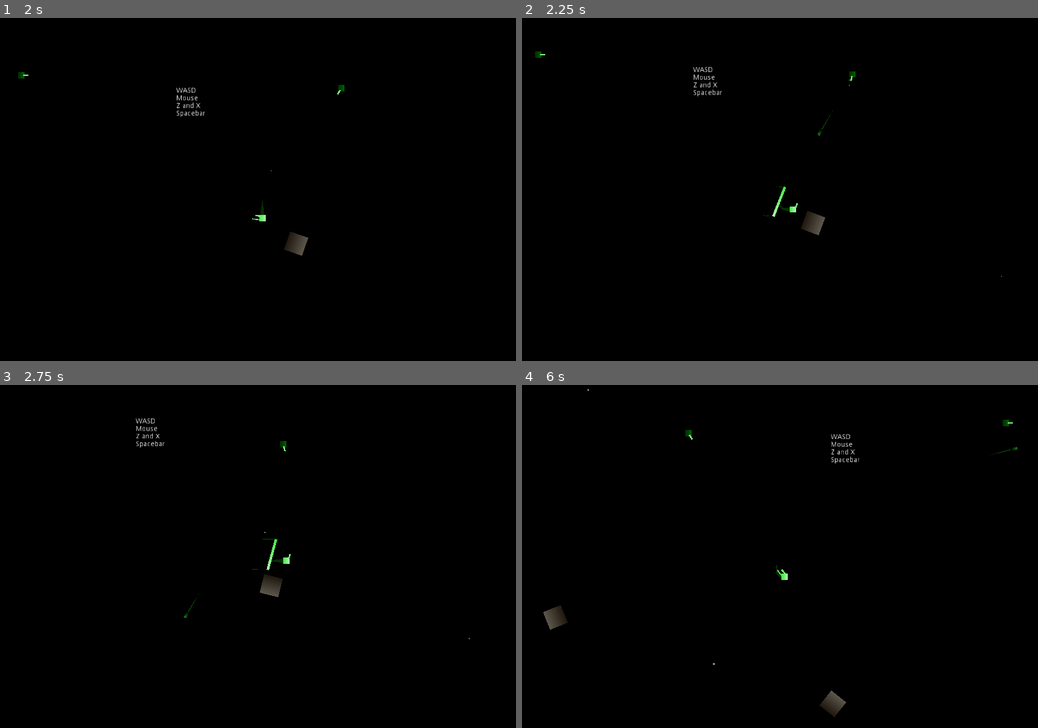
Above: before the commit, frames 1-4 (two rows, left to right).
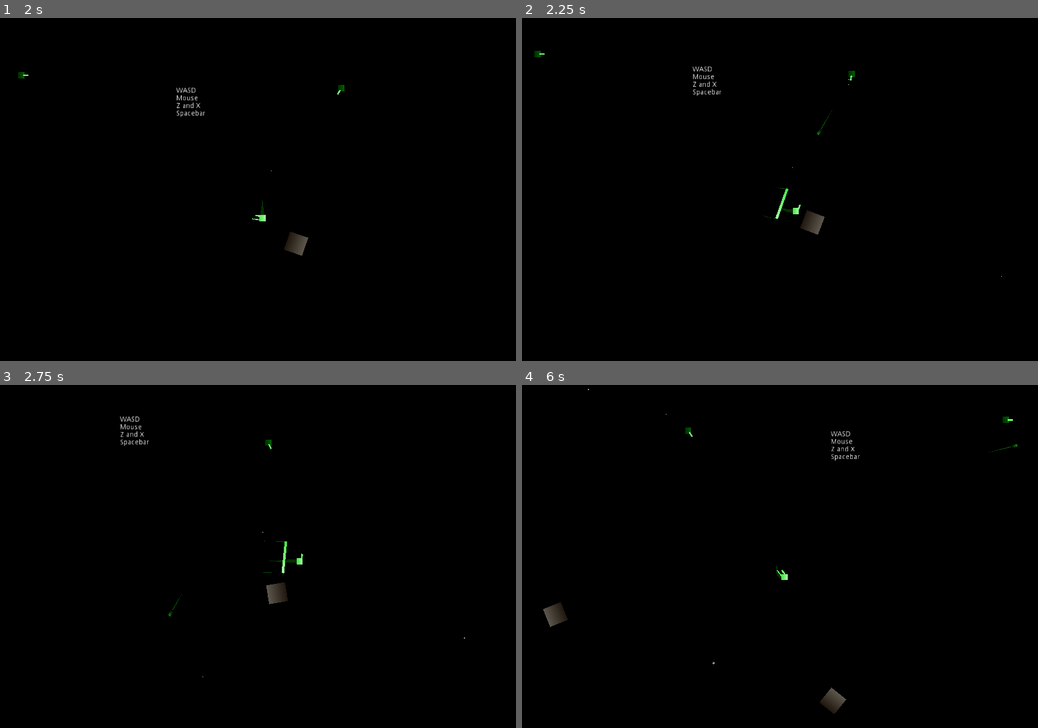
Above: after the commit, the same moments.

Repository: jrcamelo/Godot-SuperRogue
Game: Godot game, scene res://Test1.tscn
Two runs of this game, one before a commit and one after it. Both use one fixed random seed, a clock stepped at 60 frames per second and the inputs below. The engine's default icon, where the game draws it, is replaced by a stand-in: a white triangle on a blue panel in a dark square.
Inputs (mouse positions are in pixels of both pictures, inside the frame that each line leads up to):
- Up to frame 1 (2 s): move the mouse to (371, 172) at 0.52 s; hold D (move_right) 0.53-1.28 s; tap R (r) at 0.6 s; tap V (v) at 0.8, 1.35 s; move the mouse to (154, 206) at 1.27 s; hold S (move_down) from 1.28 s (still down); tap Z (z) at 1.55 s
- Up to frame 2 (2.25 s): move the mouse to (831, 114) at 2.02 s; release S (move_down) at 2.03 s; hold D (move_right) from 2.03 s (still down); hold Shift (shift, bound only after the commit) from 2.03 s (still down); tap Z (z) at 2.1 s
- Up to frame 3 (2.75 s): keep holding D (move_right); keep holding Shift (shift, bound only after the commit)
- Up to frame 4 (6 s): move the mouse to (754, 625) at 2.77 s; release D (move_right) at 2.78 s; release Shift (shift, bound only after the commit) at 2.78 s; hold W (move_up) 2.78-3.53 s; tap Shift (shift, bound only after the commit) at 2.85, 5.3 s; tap R (r) at 3.05, 4.35 s; move the mouse to (934, 607) at 3.52 s; press the mouse at (934, 607) at 3.53 s; hold A (move_left) 3.53-5.03 s; tap V (v) at 3.8 s; move the mouse to (625, 505) at 4.27 s; release the mouse at (625, 505) at 4.28 s; tap Z (z) at 4.55 s; move the mouse to (805, 556) at 5.02 s; hold S (move_down) 5.03-5.78 s; hold Right mouse button (right_click) 5.03-5.78 s; move the mouse to (702, 470) at 5.77 s; hold D (move_right) from 5.78 s (still down); tap Space (space) at 5.85 s

Frame 1 is identical in both runs. In frame 2, 0.4% of the frame differs, in the area x 2-65%, y 9-64%; in frame 3, 0.7%, in the area x 23-91%, y 9-86%; in frame 4, 0.5%.

Commit message:
Add simple dash

Diff:
--- a/Project/Scenes/Player.gd
+++ b/Project/Scenes/Player.gd
@@ -43,7 +43,10 @@
 	input_vector.x = Input.get_action_strength("move_right") - Input.get_action_strength("move_left")
 	input_vector.y = Input.get_action_strength("move_down") - Input.get_action_strength("move_up")
 
-	movement = Body.move(movement, input_vector, delta)
+	if Input.is_action_pressed("shift"):
+		movement = Body.move(movement, input_vector * 1.5, delta)
+	else:
+		movement = Body.move(movement, input_vector, delta)
 	movement = move_and_slide(movement)
 
 func weapons(delta):
--- a/Project/project.godot
+++ b/Project/project.godot
@@ -195,6 +195,11 @@
 "events": [ Object(InputEventKey,"resource_local_to_scene":false,"resource_name":"","device":0,"alt":false,"shift":false,"control":false,"meta":false,"command":false,"pressed":false,"scancode":86,"unicode":0,"echo":false,"script":null)
  ]
 }
+shift={
+"deadzone": 0.5,
+"events": [ Object(InputEventKey,"resource_local_to_scene":false,"resource_name":"","device":0,"alt":false,"shift":false,"control":false,"meta":false,"command":false,"pressed":false,"scancode":16777237,"unicode":0,"echo":false,"script":null)
+ ]
+}
 
 [layer_names]
 
Not shown, changed: index.pck
